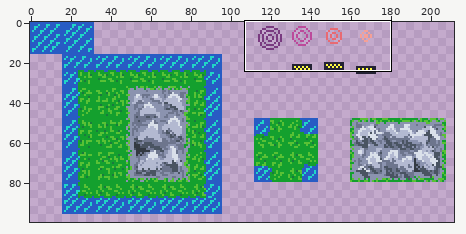
Two states of a sprite sheet, public/assets/tileset.png. Above: a wide view before the commit, with the close-up outlined.
Close-up. Before the commit:
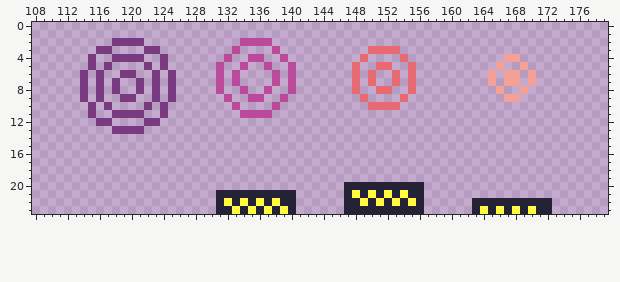
The file is 320x320 pixels. Shown: x 108..179, y 0..23. The wide view leaves out empty margins.
Once edited:
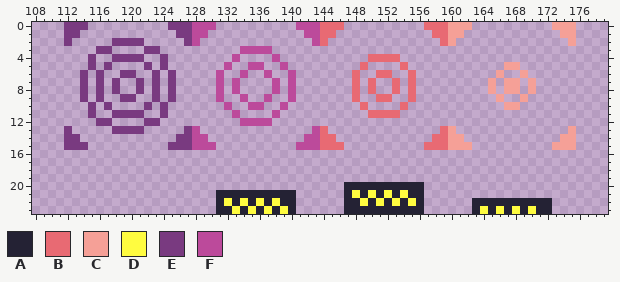
Palette (. is transparent): A #242234  B #e86a73  C #f5a097  D #fffc40  E #793a80  F #bc4a9b
The exact change:
Changed rows in their new state; - is an unchanged pixel.
first column x 112:
 0 EEE----------EEEFFF----------FFFBBB----------BBBCCC----------CCC
 1 EE------------EEFF------------FFBB------------BBCC------------CC
 2 E--------------EF-----....-----FB--------------BC--------------C
 3 ---------------------.FFFF.-----------....----------------------
 4 --------------------.F-..-F.---------.BBBB.------------..-------
 5 -------------------.F-.FF.-F.-------.B-..-B.----------.CC.------
 6 ---------------------.F--F.-----------.BB.-----------.C..C.-----
 8 ---------------------F.--.F-----------B..B-----------C.CC.C-----
 9 -------------------F.-F..F-.F-------B.-BB-.B----------C..C------
10 --------------------F.-FF-.F---------B....B------------CC-------
11 ---------------------F....F-----------BBBB----------------------
12 ----------------------FFFF--------------------------------------
13 E--------------EF--------------FB--------------BC--------------C
14 EE------------EEFF------------FFBB------------BBCC------------CC
15 EEE----------EEEFFF----------FFFBBB----------BBBCCC----------CCC
Where, in picture pixels (left, top, right, bottom), the same in both close-ups:
added: (64, 22, 88, 46)
changed: (168, 22, 576, 150)
added: (64, 126, 88, 150)
